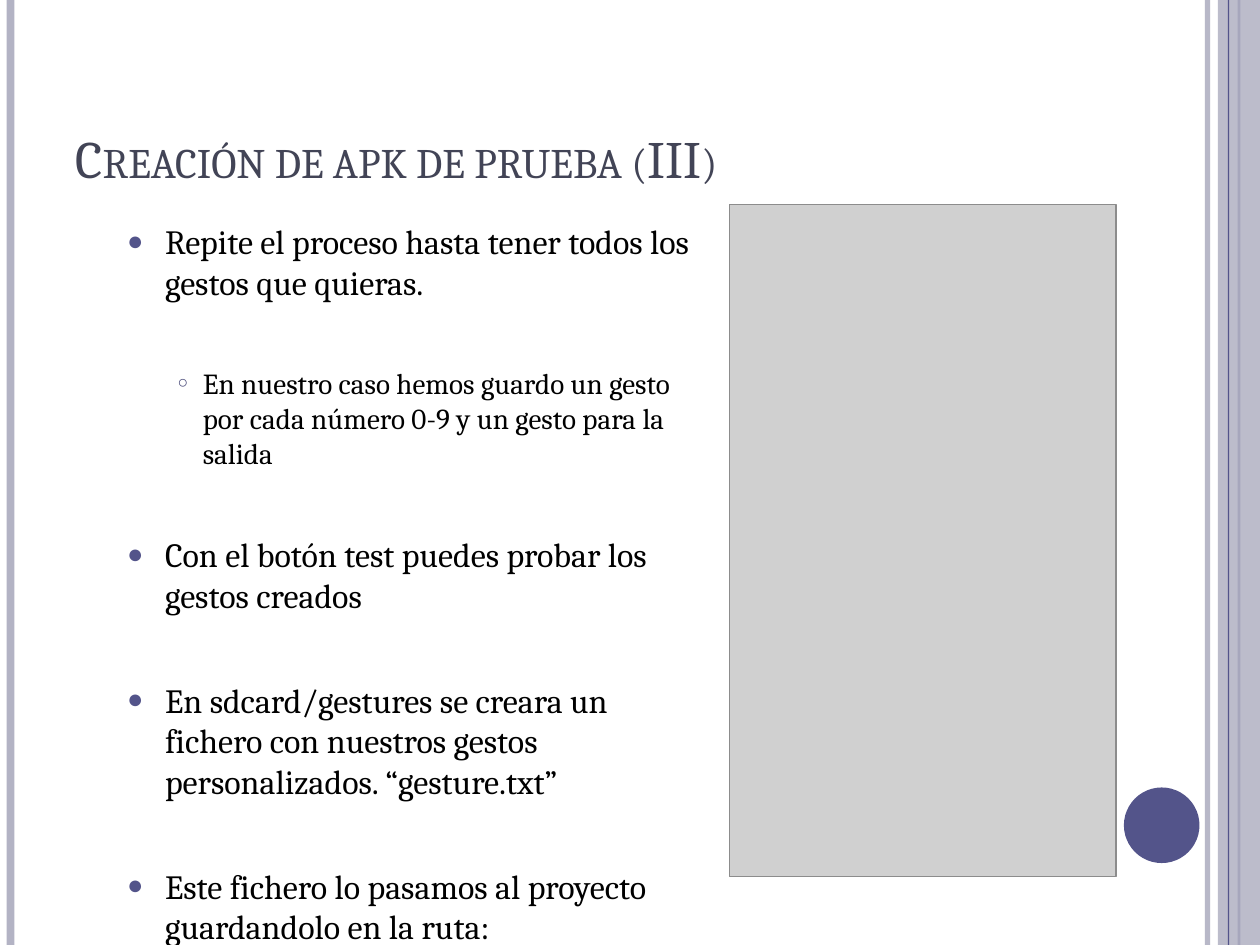
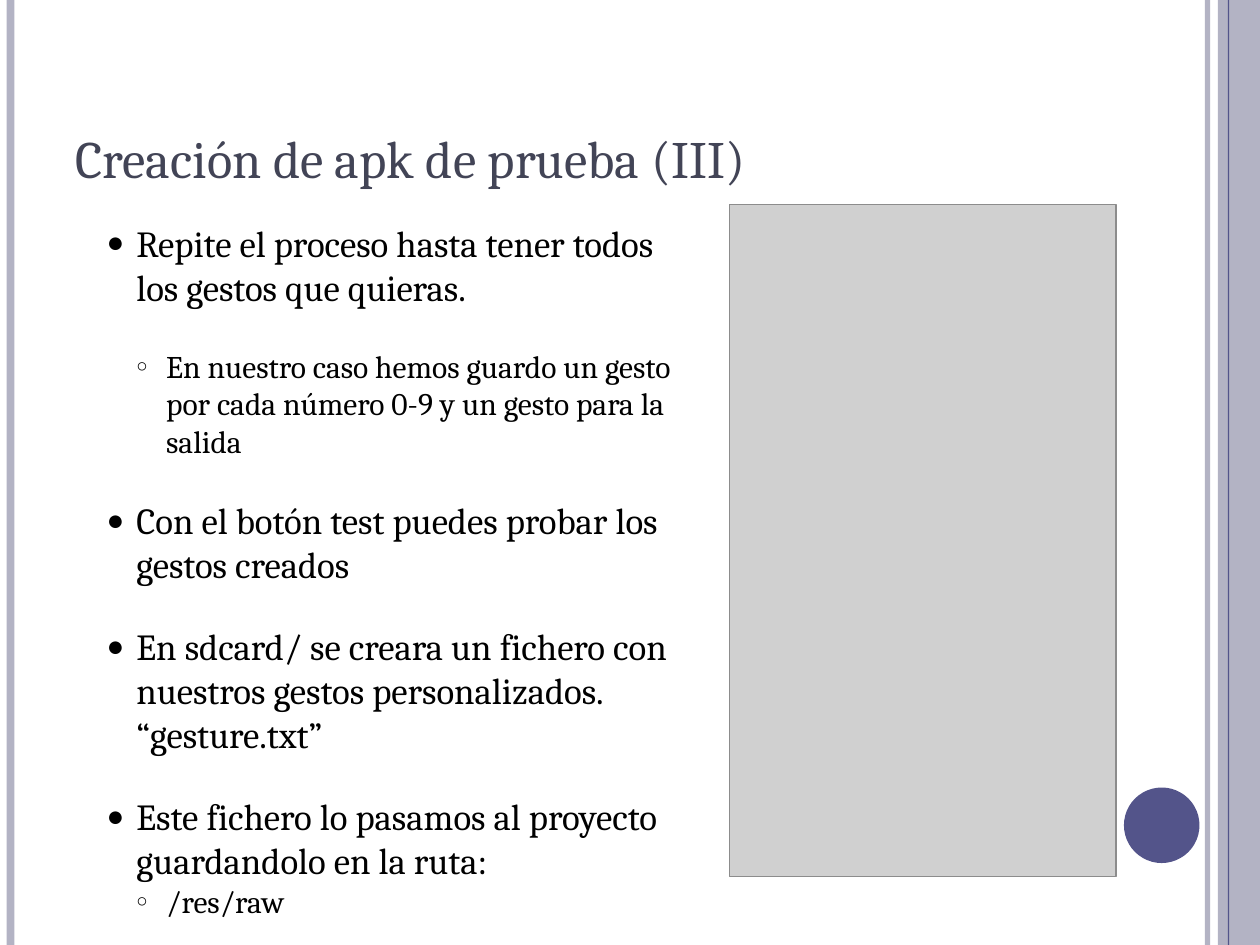
Before and after one commit to Jick9536/NPI-P3, a slide deck: slide 6 of NPI- Práctica 3.pptx. Drawn at 1260x945 pixels with LibreOffice and Linux fonts; fonts in the diff are those of the drawing; grey boxes stand for pictures. Boxes give left, top, right and bottom in pixels: in the first picture for what was removed or moved away, otherwise in the second. Text is boxed around its words. In the diff, an @@ line names an element or a change of style, - is before the commit and + after.

```diff
--- a/NPI- Práctica 3.pptx
+++ b/NPI- Práctica 3.pptx
@@ text "Creación de apk de prueba ..." at box(75, 141, 745, 189): small capitals off @@
@@ text at box(136, 231, 670, 917): size 19.4 to 21 pt in "Repite el proceso hasta tener todos los ...", "Con el botón test puedes probar los ...", "Este fichero lo pasamos al proyecto guardandolo ..."; size 16.6 to 18 pt in "En nuestro caso hemos guardo un gesto ...", "/res/raw"; indent changed; less space between paragraphs @@
@@ text at box(136, 634, 667, 756): text changed; size 19.4 to 21 pt @@
-  ● En sdcard/gestures se creara un fichero con nuestros gestos personalizados. “gesture.txt”
+  ● En sdcard/ se creara un fichero con nuestros gestos personalizados. “gesture.txt”
```
Also in this commit, not shown: 12 other slides changed, 1 other file.
